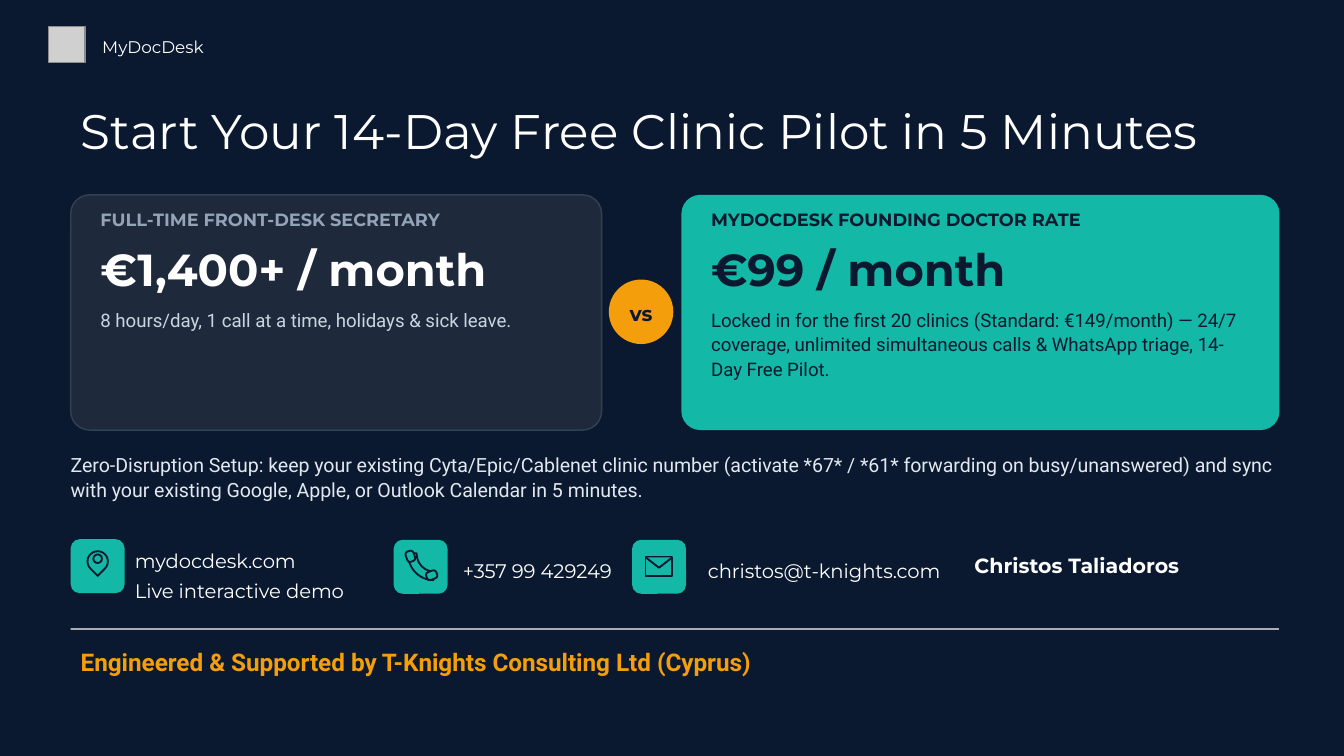
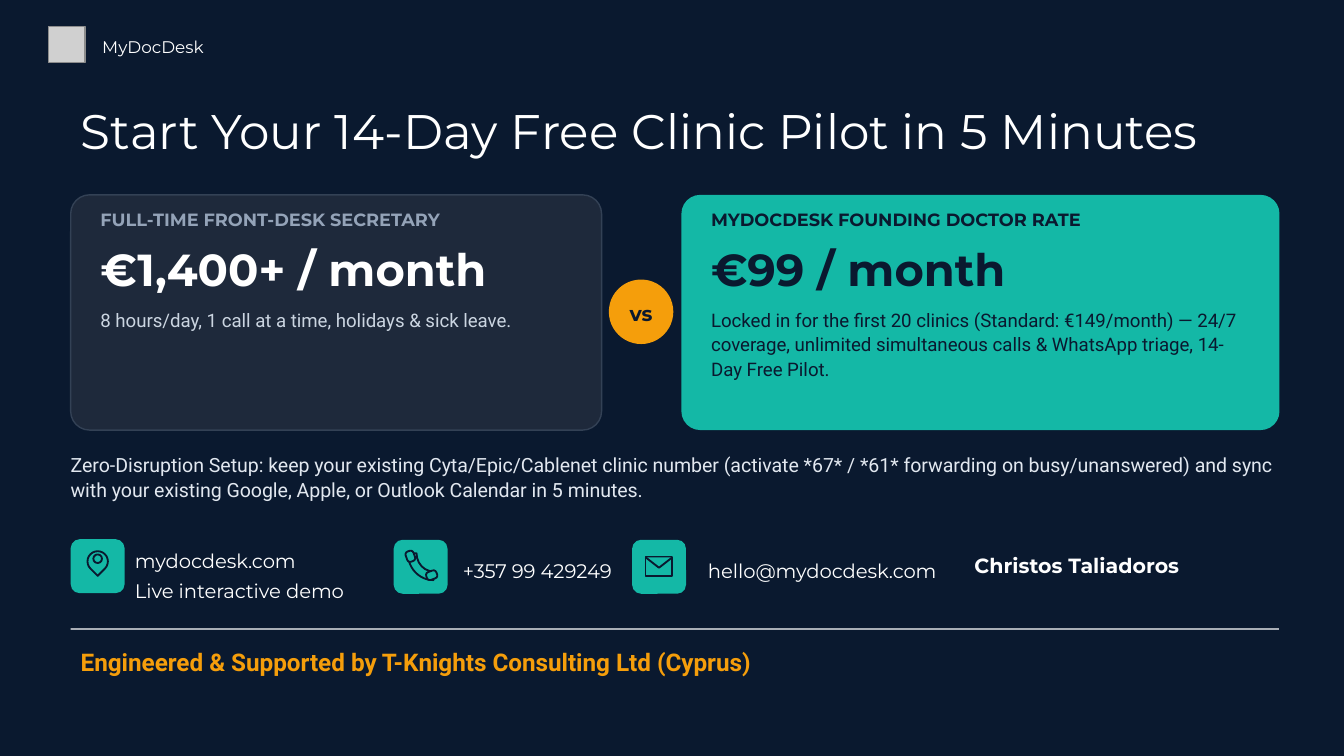
Before and after one commit to christostaliadoros-tknights/mydocdesk, a slide deck: slide 8 of assets/MyDocDesk_Pitch_Deck.pptx. Drawn at 1344x756 pixels with LibreOffice and Linux fonts; fonts in the diff are those of the drawing; grey boxes stand for pictures. Boxes give left, top, right and bottom in pixels: in the first picture for what was removed or moved away, otherwise in the second. Text is boxed around its words. In the diff, an @@ line names an element or a change of style, - is before the commit and + after.

```diff
--- a/assets/MyDocDesk_Pitch_Deck.pptx
+++ b/assets/MyDocDesk_Pitch_Deck.pptx
@@ text at (708,563,937,582): text changed @@
-christos@t-knights.com
+hello@mydocdesk.com
```
Also in this commit, not shown: 3 other slides changed, 5 other files.
